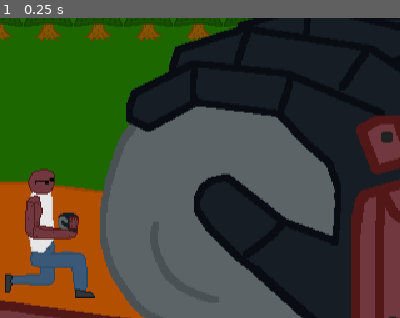
Above: before the commit, frame 1.
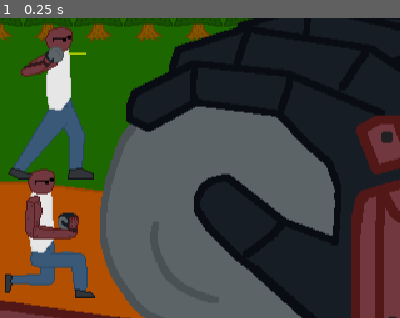
Above: after the commit, the same moment.

Repository: bowenjos/PigsquadAugust2024
Game: Godot game, scene res://Scenes/GameScene.tscn
Same seed, same stepped clock (60 frames per second), same inputs: the game is played once before the commit and once after it. This scene is started directly instead of the project's main scene.
Inputs:
- Up to frame 1 (0.25 s): no input
The pictures show only the part of the screen within x 42-92%, y 10-60%; the shares and areas given below are measured in that part.

The runs differ from the first frame. In frame 1, 4.2% of the frame differs, in the area x 2-24%, y 2-54%.

Commit message:
Player scene updated

Diff:
--- a/Scenes/Player.tscn
+++ b/Scenes/Player.tscn
@@ -1,8 +1,10 @@
-[gd_scene load_steps=4 format=3 uid="uid://mgvjefhwpi7c"]
+[gd_scene load_steps=6 format=3 uid="uid://mgvjefhwpi7c"]
 
 [ext_resource type="Script" path="res://Scripts/Player.gd" id="1_d4bdc"]
 [ext_resource type="PackedScene" uid="uid://d1kfnderm0gp7" path="res://Scenes/InputArrow.tscn" id="1_x0wry"]
 [ext_resource type="Texture2D" uid="uid://7fjg3rm24s7b" path="res://Art/BionicArm.png" id="2_hhbbw"]
+[ext_resource type="Texture2D" uid="uid://dywu1ptjnv85h" path="res://Art/ShotBotCharging.png" id="4_wuvhk"]
+[ext_resource type="Texture2D" uid="uid://cdit3fakswh2b" path="res://Art/ShotBotArm.png" id="5_on4yx"]
 
 [node name="Player" type="Node2D"]
 script = ExtResource("1_d4bdc")
@@ -22,3 +24,11 @@
 
 [node name="InputArrow4" parent="." instance=ExtResource("1_x0wry")]
 position = Vector2(435, 539)
+
+[node name="ShotBot" type="Sprite2D" parent="."]
+position = Vector2(300, 240)
+texture = ExtResource("4_wuvhk")
+
+[node name="ShotBotArm" type="Sprite2D" parent="."]
+texture = ExtResource("5_on4yx")
+offset = Vector2(305, 215)
Binary file changed: Art/ShotBotArm.png
